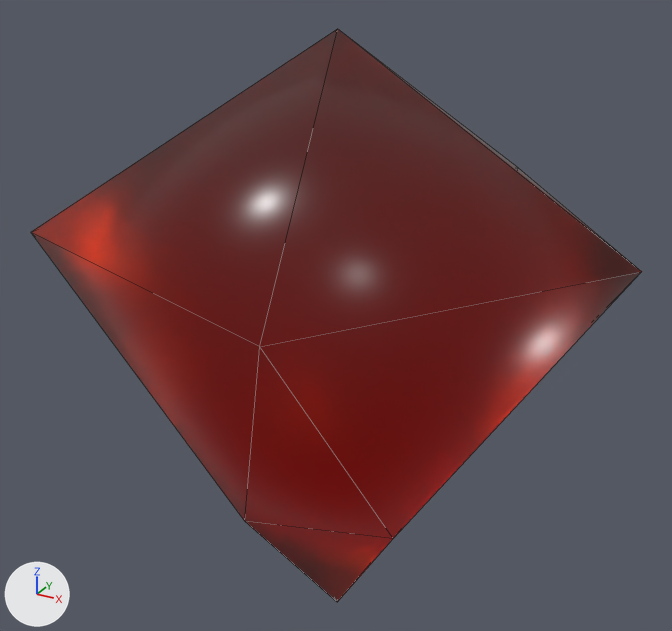
The Blender file models/blender/ruby.blend, before and after one commit.
Both versions are drawn from a camera (50 mm lens) standing at (1.296, -2.371, 1.276) and looking at (-0.003, -0.009, 0.095). The lights are fixed; the arrows at lower left show +X, +Y and +Z. Mesh edges are drawn as thin lines.
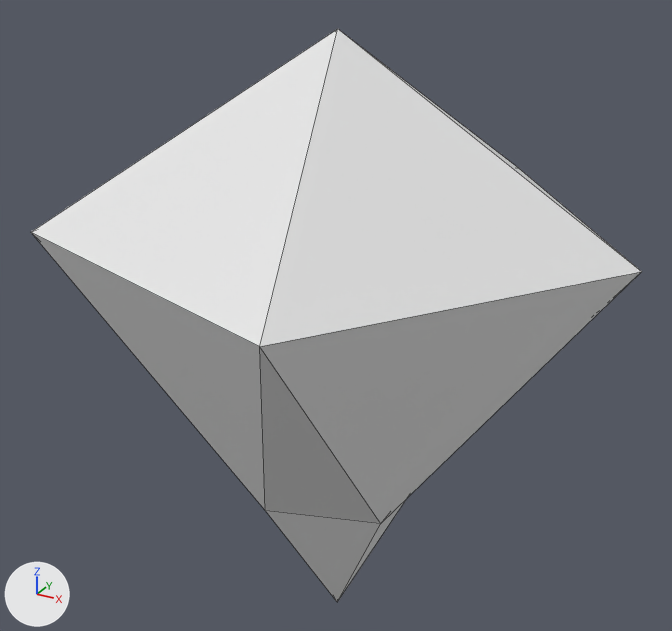
What differs and where, as boxes (x1, y1, x2, y2) in the pictures (672 x 631 px; the box of a moved part takes in the faces that stretch with it):
```json
{"object": "Icosphere", "change": "recoloured, reshaped, shading changed", "before": [31, 29, 642, 602], "after": [31, 29, 642, 602], "on screen": "red to white"}
{"part": 1, "of": "me_icosphere", "change": "moved or reshaped", "before": [31, 232, 641, 602], "after": [31, 232, 641, 602]}
{"part": 2, "of": "me_icosphere", "change": "shading changed", "before": [32, 29, 642, 346], "after": [32, 29, 642, 346]}
```

Scene script edits in JSON lines:
```json
{"block": "me_icosphere", "where": "me_icosphere.from_pydata(...)  # 12 vertices, 20 faces; spans x -0.72..0.89, y -0.85..0.85, z -1.0..1.0"}
{"block": "me_icosphere", "where": "# used by ob_icosphere; location = (0.008, -0.02, -0.033)"}
{"op": "remove", "block": "me_icosphere", "code": "me_icosphere.materials.append(mat_rubymaterial)"}
{"block": "me_icosphere", "change": "me_icosphere part 1"}
{"op": "set", "path": "me_icosphere.vertices[1].co", "old": "(0.32, -0.23, -0.45)", "new": "(0.25, -0.18, -0.45)", "note": "pixel (393, 538) -> pixel (380, 523)"}
{"op": "set", "path": "me_icosphere.vertices[2].co", "old": "(-0.12, -0.38, -0.45)", "new": "(-0.1, -0.3, -0.45)", "note": "pixel (244, 521) -> pixel (265, 510)"}
{"op": "set", "path": "me_icosphere.vertices[3].co", "old": "(-0.4, 0.0, -0.45)", "new": "(-0.31, 0.0, -0.45)"}
{"op": "set", "path": "me_icosphere.vertices[4].co", "old": "(-0.12, 0.38, -0.45)", "new": "(-0.1, 0.3, -0.45)"}
{"op": "set", "path": "me_icosphere.vertices[5].co", "old": "(0.32, 0.23, -0.45)", "new": "(0.25, 0.18, -0.45)"}
{"block": "me_icosphere", "change": "me_icosphere part 2: all faces are now shaded flat (20 of 20 changed)"}
```
